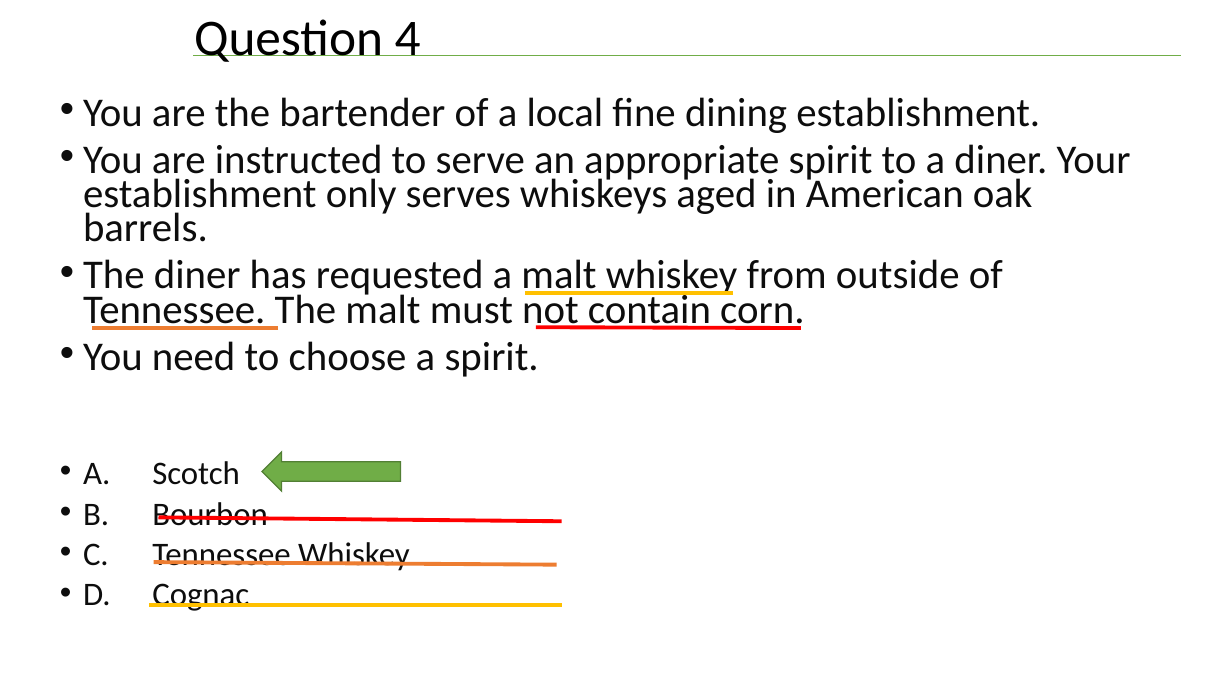
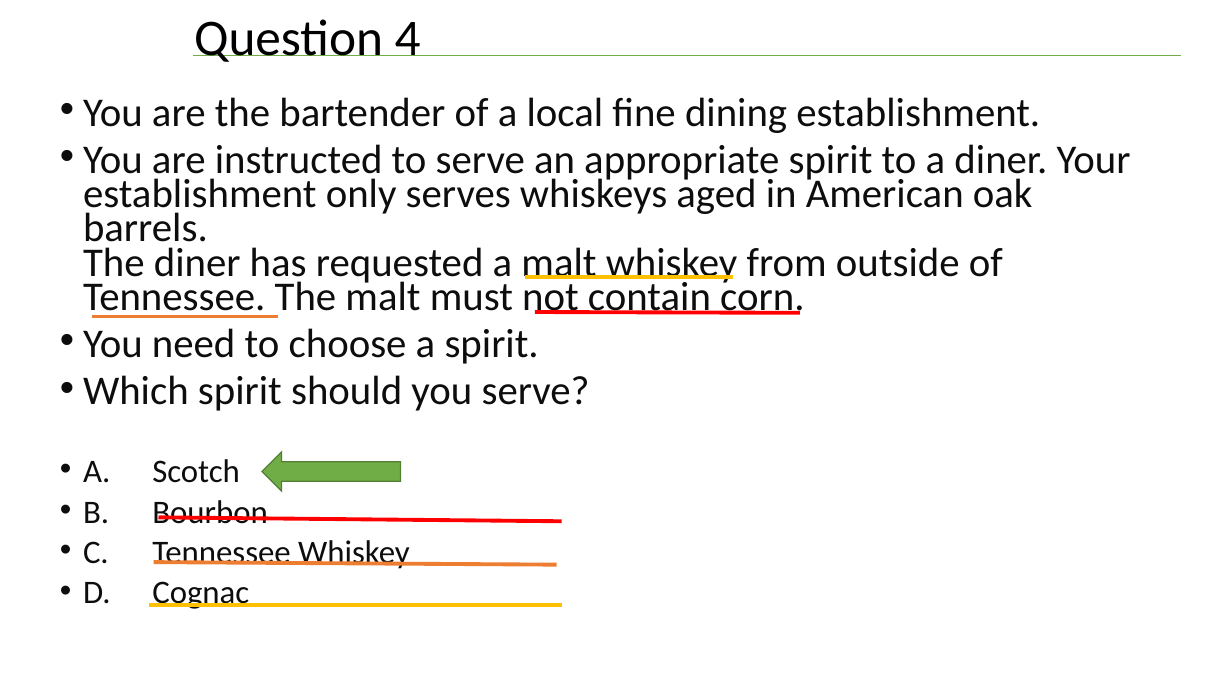
Before and after one commit to williamadba/Public-Presentations, a slide deck: slide 43 of SQLSat Bham 2019/Think Like a Certification Exam.pptx (slide 42 before the commit). Drawn at 1232x693 pixels with LibreOffice and Linux fonts; fonts in the diff are those of the drawing. Boxes give left, top, right and bottom in pixels: in the first picture for what was removed or moved away, otherwise in the second. Text is boxed around its words. In the diff, an @@ line names an element or a change of style, - is before the commit and + after.

```diff
--- a/SQLSat Bham 2019/Think Like a Certification Exam.pptx
+++ b/SQLSat Bham 2019/Think Like a Certification Exam.pptx
@@ text at (83, 144, 1131, 318): text changed @@
-• You are instructed to serve an appropriate spirit to a diner. Your establishment only serves whiskeys aged in American oak barrels.
-• The diner has requested a malt whiskey from outside of Tennessee. The malt must not contain corn.
+• You are instructed to serve an appropriate spirit to a diner. Your establishment only serves whiskeys aged in American oak barrels.
+  The diner has requested a malt whiskey from outside of Tennessee. The malt must not contain corn.
@@ line moved from (734, 293) - (525, 293) to (734, 277) - (525, 277) @@
@@ line moved from (278, 328) - (91, 328) to (278, 317) - (91, 317) @@
@@ line moved from (801, 328) - (536, 327) to (800, 313) - (535, 312) @@
@@ text at (83, 375, 590, 411): paragraph added @@
+• Which spirit should you serve?
```
Also in this commit, not shown: 16 other slides changed, 1 slide added, 1 other file.
